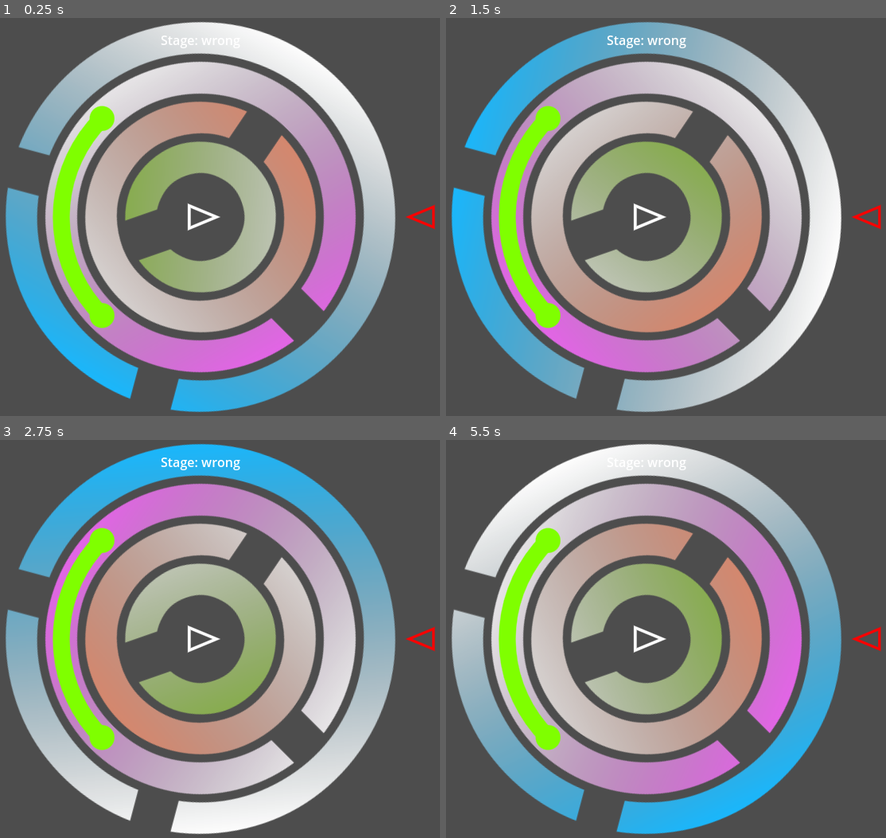
Above: before the commit, frames 1-4 (two rows, left to right).
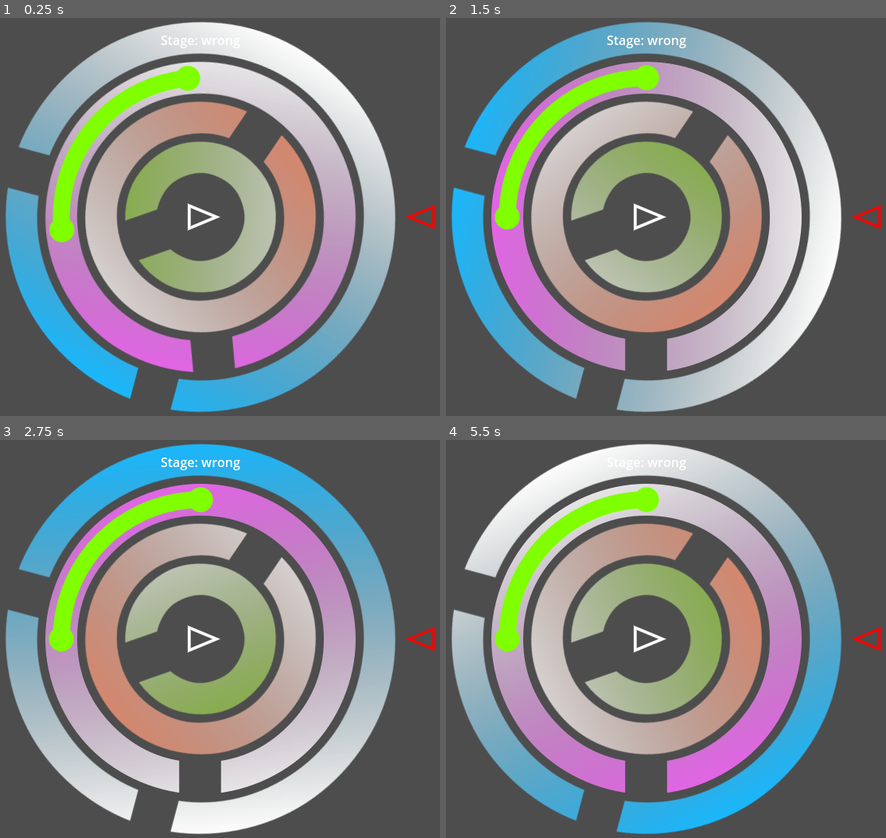
Above: after the commit, the same moments.

Repository: LettucePie/october
Game: Godot game, scene res://game.tscn
Two runs of this game, one before a commit and one after it. Both use one fixed random seed, a clock stepped at 60 frames per second and the inputs below.
Inputs (mouse positions are in pixels of both pictures, inside the frame that each line leads up to):
- Up to frame 1 (0.25 s): no input
- Up to frame 2 (1.5 s): move the mouse to (767, 197) at 0.52 s; click (767, 197) at 0.67 s; move the mouse to (534, 236) at 1.27 s; click (534, 236) at 1.42 s
- Up to frame 3 (2.75 s): move the mouse to (255, 551) at 2.02 s; click (255, 551) at 2.17 s
- Up to frame 4 (5.5 s): move the mouse to (617, 718) at 2.77 s; click (617, 718) at 2.92 s; move the mouse to (815, 698) at 3.52 s; click (815, 698) at 3.67 s; move the mouse to (481, 579) at 4.27 s; click (481, 579) at 4.42 s; move the mouse to (674, 639) at 5.02 s; click (674, 639) at 5.17 s

The runs differ from the first frame. In frame 1, 9.9% of the frame differs, in the area x 10-81%, y 11-89%; in frame 2, 10%; in frame 3, 11%; in frame 4, 11%.

Commit message:
maybe offsetting the channel visual?

Diff:
--- a/rings/ring.gd
+++ b/rings/ring.gd
@@ -43,7 +43,7 @@
 		if i is Channel:
 			target = clampf(
 				target,
-				deg_to_rad(i.point_a_angle) - PI,
+				deg_to_rad(i.point_a_angle),
 				deg_to_rad(i.point_b_angle)
 			)
 			print(target, " | ", rad_to_deg(target))
